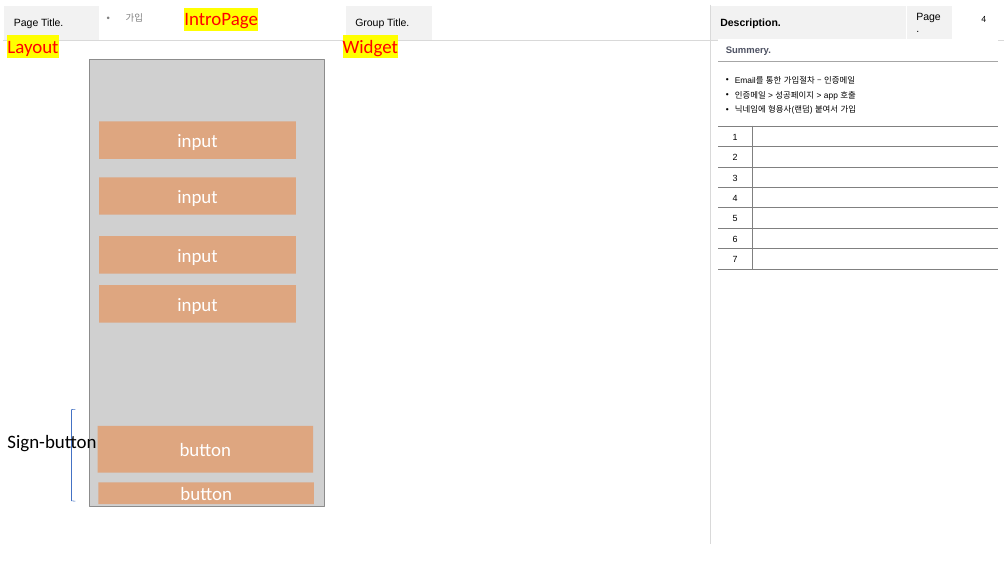
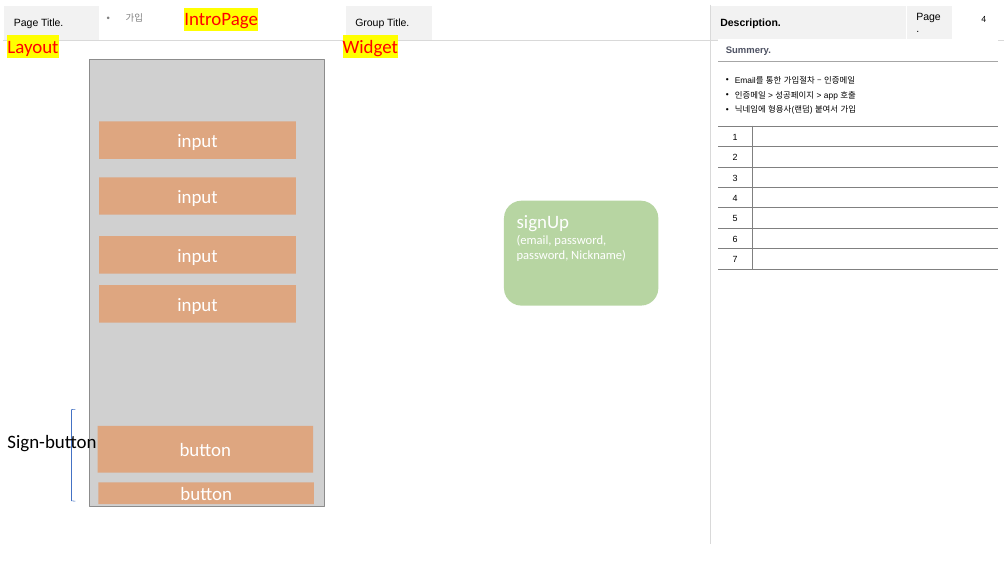
Before and after one commit to do-ockhyun/flutter-gym, a slide deck: slide 4 of 2.설계/UI - Page, Layout, Widget/분석.pptx. Drawn at 1008x567 pixels with LibreOffice and Linux fonts; fonts in the diff are those of the drawing; grey boxes stand for pictures. Boxes give left, top, right and bottom in pixels: in the first picture for what was removed or moved away, otherwise in the second. Text is boxed around its words. In the diff, an @@ line names an element or a change of style, - is before the commit and + after.

```diff
--- a/2.설계/UI - Page, Layout, Widget/분석.pptx
+++ b/2.설계/UI - Page, Layout, Widget/분석.pptx
@@ rounded rectangle added at (x1=504, y1=201, x2=659, y2=306), fill #70AD47 at 50% opacity, 12 pt, text #FFFFFF @@
+signUp
+(email, password, password, Nickname)
```
Also in this commit, not shown: 4 other slides changed, 1 other file.
